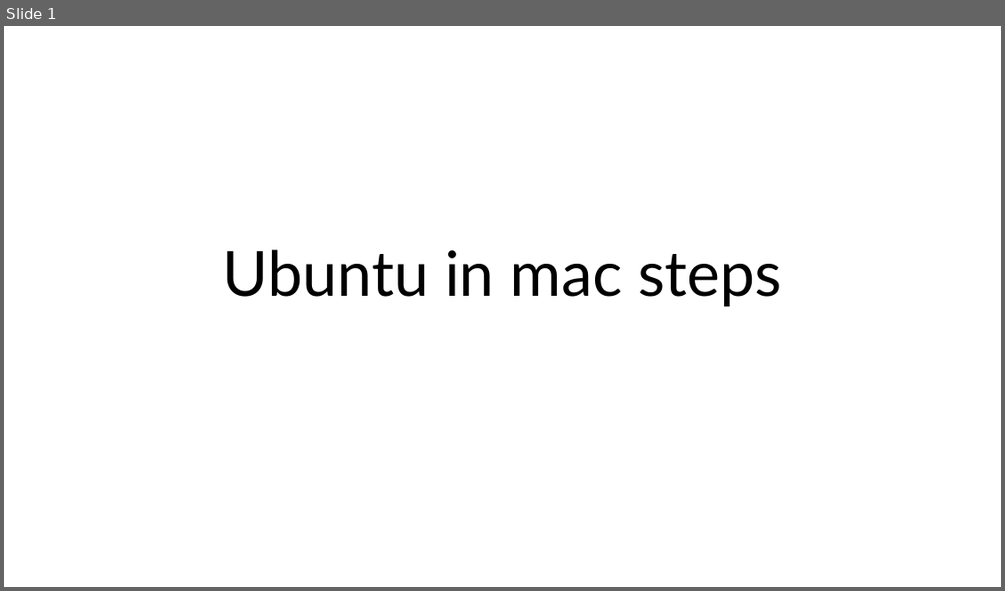
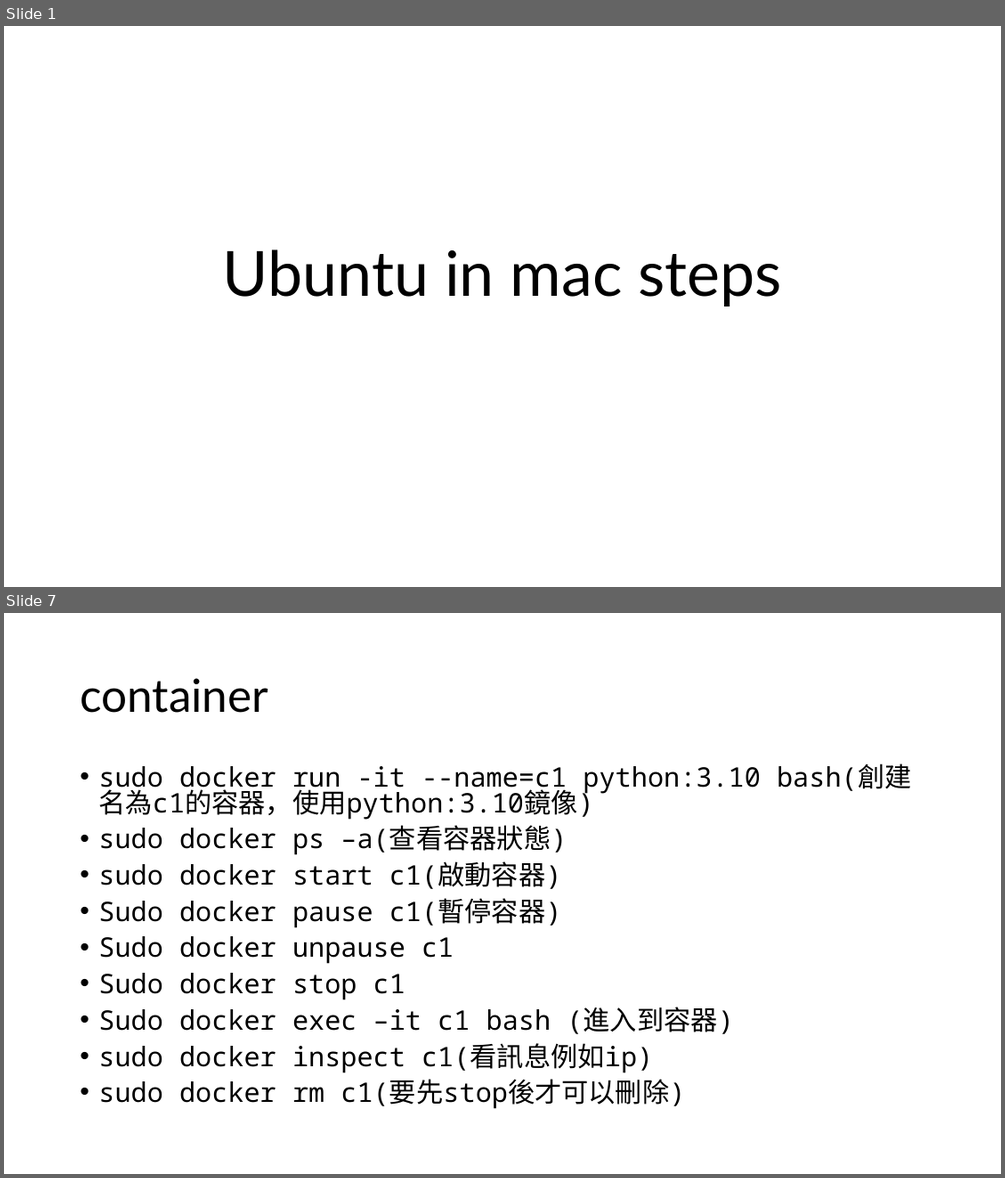
Before and after one commit to frankpeng1218/Python_learning, a slide deck: multipass_ubuntu_installation/ubuntu_installation.pptx. Shown one above the other, each under a label of ours: slide 1 before the commit, slides 1 and 7 after it; the slides between them are not shown. The pictures are 1005x591 and 1005x1178 pixels, drawn with LibreOffice and Linux fonts; fonts in the diff are those of the drawing. Boxes give left, top, right and bottom in pixels: in the first picture for what was removed or moved away, otherwise in the second. Text is boxed around its words. In the diff, an @@ line names an element or a change of style, - is before the commit and + after.

```diff
--- a/multipass_ubuntu_installation/ubuntu_installation.pptx
+++ b/multipass_ubuntu_installation/ubuntu_installation.pptx
@@ slide 7 added at (x1=4, y1=613, x2=1001, y2=1174), background #FFFFFF @@
@@ title added at (x1=80, y1=678, x2=268, y2=713), 44 pt, text #000000 @@
+container
@@ text added at (x1=98, y1=763, x2=911, y2=1109), 25.9 pt, text #000000 @@
+• sudo docker run -it --name=c1 python:3.10 bash(創建名為c1的容器，使用python:3.10鏡像)
+• sudo docker ps –a(查看容器狀態)
+• sudo docker start c1(啟動容器)
+• Sudo docker pause c1(暫停容器)
+• Sudo docker unpause c1
+• Sudo docker stop c1
+• Sudo docker exec –it c1 bash (進入到容器)
+• sudo docker inspect c1(看訊息例如ip)
+• sudo docker rm c1(要先stop後才可以刪除)
```
Also in this commit, not shown: 2 slides changed, 14 other slides added, 17 other files.
